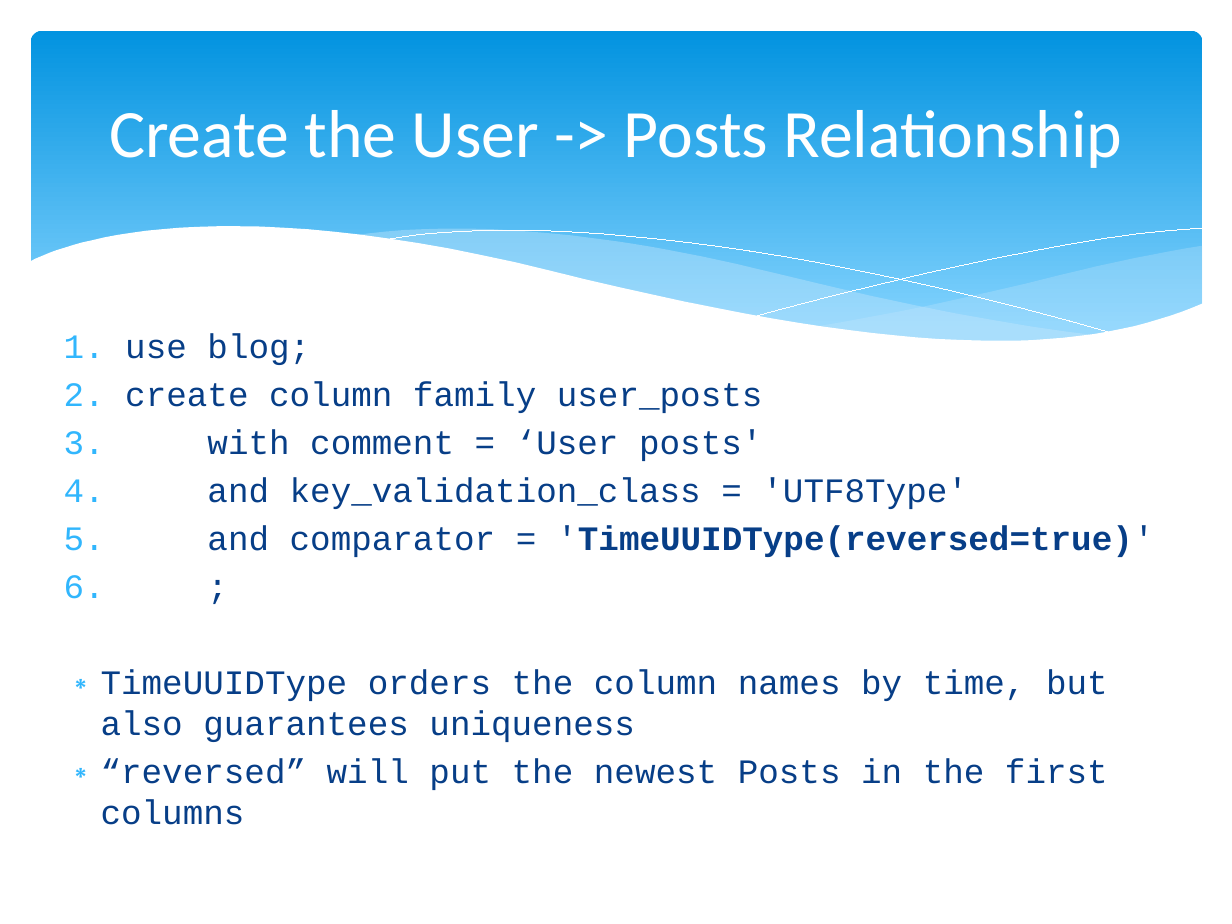
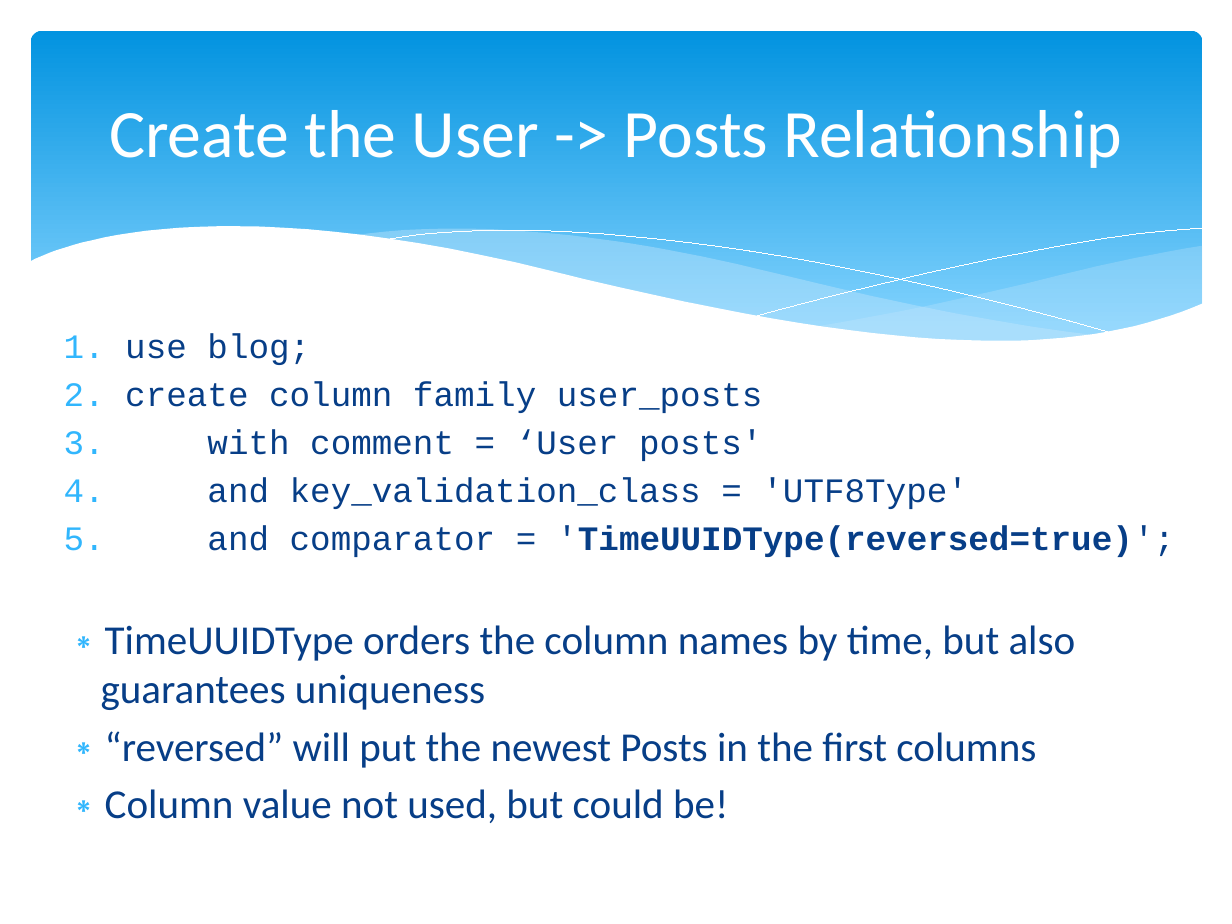
Before and after one commit to calebjones/nosql-blog, a slide deck: slide 20 of cassandra-training.pptx (slide 18 before the commit). Drawn at 1232x924 pixels with LibreOffice and Linux fonts; fonts in the diff are those of the drawing. Boxes give left, top, right and bottom in pixels: in the first picture for what was removed or moved away, otherwise in the second. Text is boxed around its words. In the diff, an @@ line names an element or a change of style, - is before the commit and + after.

```diff
--- a/cassandra-training.pptx
+++ b/cassandra-training.pptx
@@ text at (207,525,1175,557): text changed @@
-5. and comparator = 'TimeUUIDType(reversed=true)'
-6. ;
+5. and comparator = 'TimeUUIDType(reversed=true)';
@@ text at (101,625,1076,768): size 20 to 24 pt, font Courier New to Calibri in "TimeUUIDType orders the column names by time, ...", "“reversed” will put the newest Posts in ..." @@
@@ text at (105,789,728,823): paragraph added @@
+∗ Column value not used, but could be!
```
Also in this commit, not shown: 12 other slides changed, 5 slides added, 4 slides removed.
